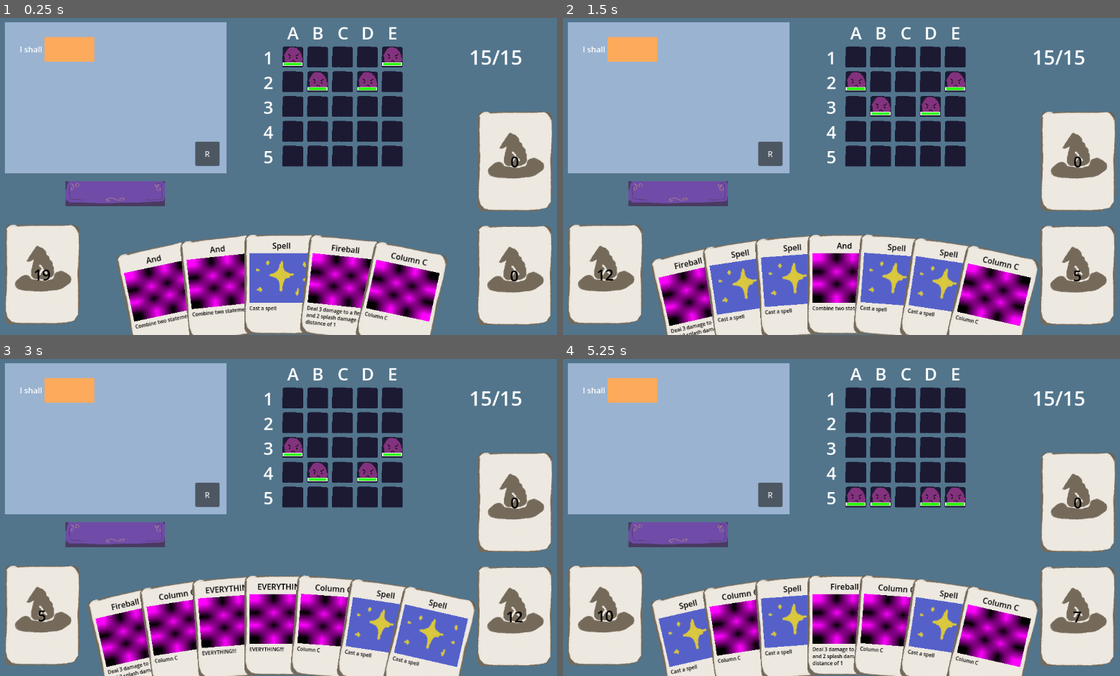
Above: before the commit, frames 1-4 (two rows, left to right).
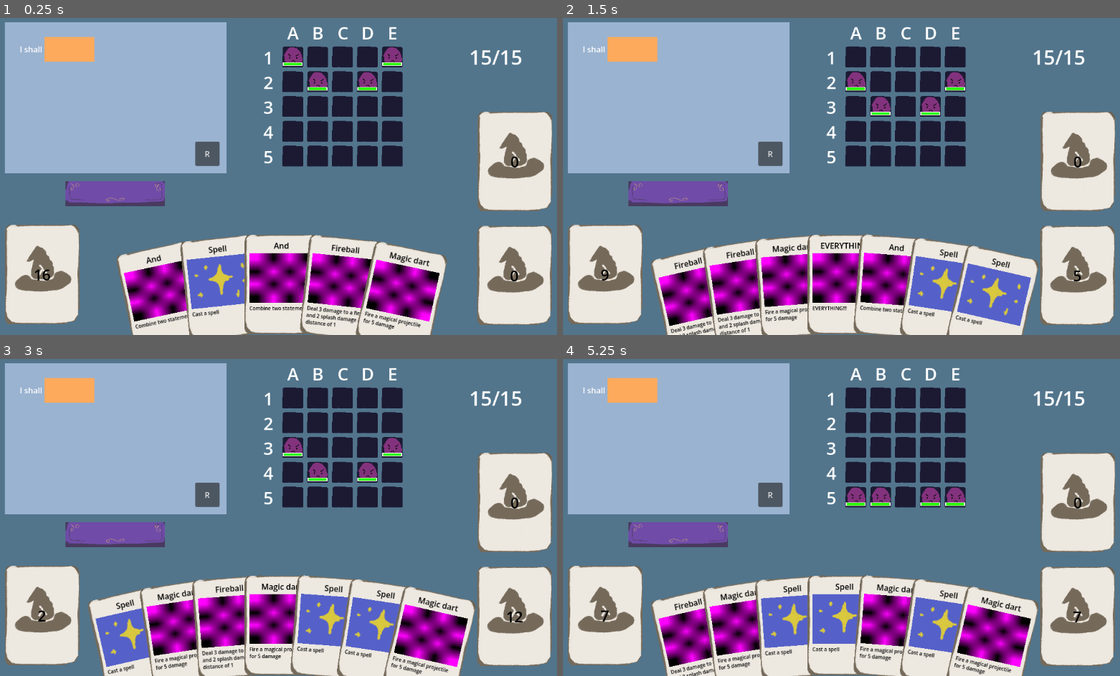
Above: after the commit, the same moments.

Repository: FlyingCheeseDemon/lexomancer
Game: Godot game, scene res://scenes/main.tscn
Same seed, same stepped clock (60 frames per second), same inputs: the game is played once before the commit and once after it.
Inputs (mouse positions are in pixels of both pictures, inside the frame that each line leads up to):
- Up to frame 1 (0.25 s): no input
- Up to frame 2 (1.5 s): click "R" at 0.5 s; click (679, 192) at 1.25 s
- Up to frame 3 (3 s): click "R" at 2 s; click (116, 533) at 2.75 s
- Up to frame 4 (5.25 s): click "R" at 3.5 s; click (679, 533) at 4.25 s; tap Enter at 5 s; drag from (629, 390) to (897, 444) at 5.02 s

The runs differ from the first frame. In frame 1, 3.7% of the frame differs, in the area x 7-78%, y 70-99%; in frame 2, 6.6%, in the area x 6-85%, y 70-100%; in frame 3, 5.8%; in frame 4, 3.7%.

Commit message:
splash damage for fireball and magic dart

Diff:
--- a/1_resources/statements/_statement_functions.gd
+++ b/1_resources/statements/_statement_functions.gd
@@ -58,8 +58,25 @@
 	var fireball = func (battlefield:Battlefield,target:Vector2i):
 		var entity:Entity = battlefield.get_entity_from_position(target)
 		if entity:
+			entity.change_health(-3)
+		var splash:Array[Vector2i] = [
+			target + Vector2i(1,0),
+			target + Vector2i(-1,0),
+			target + Vector2i(0,1),
+			target + Vector2i(0,-1)
+		]
+		for t:Vector2i in splash:
+			entity = battlefield.get_entity_from_position(t)
+			if entity:
+				entity.change_health(-2)
+	return fireball
+
+static func execute_magic_dart(_gamestate:Game,_self_statement:Statement) -> Callable:
+	var magic_dart = func (battlefield:Battlefield,target:Vector2i):
+		var entity:Entity = battlefield.get_entity_from_position(target)
+		if entity:
 			entity.change_health(-5)
-	return fireball
+	return magic_dart
 
 static func execute_column_2(_gamestate:Game,_self_statement:Statement) -> Array[Vector2i]:
 	var column_2:Array[Vector2i] = [
--- /dev/null
+++ b/1_resources/statements/effect_magic_dart.tres
@@ -0,0 +1,12 @@
+[gd_resource type="Resource" script_class="StatementData" format=3 uid="uid://i12u6tilv3pg"]
+
+[ext_resource type="Script" uid="uid://bb7ks18k2laji" path="res://scripts/statement_data.gd" id="1_54ae0"]
+
+[resource]
+script = ExtResource("1_54ae0")
+name = "magic_dart"
+title = "Magic dart"
+card_text = "Fire a magical projectile for 5 damage"
+type = 2
+text = "magic dart"
+metadata/_custom_type_script = "uid://bb7ks18k2laji"
--- a/scripts/battlefield.gd
+++ b/scripts/battlefield.gd
@@ -54,6 +54,8 @@
 	return false
 
 func get_entity_from_position(coordinate:Vector2i) -> Entity:
+	if not self.coordinate_in_bounds(coordinate):
+		return null
 	var entity = battlefield_grid[coordinate[0]][coordinate[1]]
 	if not is_instance_valid(entity):
 		battlefield_grid[coordinate[0]][coordinate[1]] = null
--- a/scripts/card_areas.gd
+++ b/scripts/card_areas.gd
@@ -20,17 +20,17 @@
 		new_card = Card.from_statement(statement)
 		deck.add_top_deck(new_card)
 
-	for i in range(7):
+	for i in range(5):
 		statement = statement_manager.get_statement_by_name("fireball")
 		new_card = Card.from_statement(statement)
 		deck.add_top_deck(new_card)
 
 	for i in range(5):
-		statement = statement_manager.get_statement_by_name("column_2")
+		statement = statement_manager.get_statement_by_name("magic_dart")
 		new_card = Card.from_statement(statement)
 		deck.add_top_deck(new_card)
 
-	for i in range(2):
+	for i in range(1):
 		statement = statement_manager.get_statement_by_name("everything")
 		new_card = Card.from_statement(statement)
 		deck.add_top_deck(new_card)
